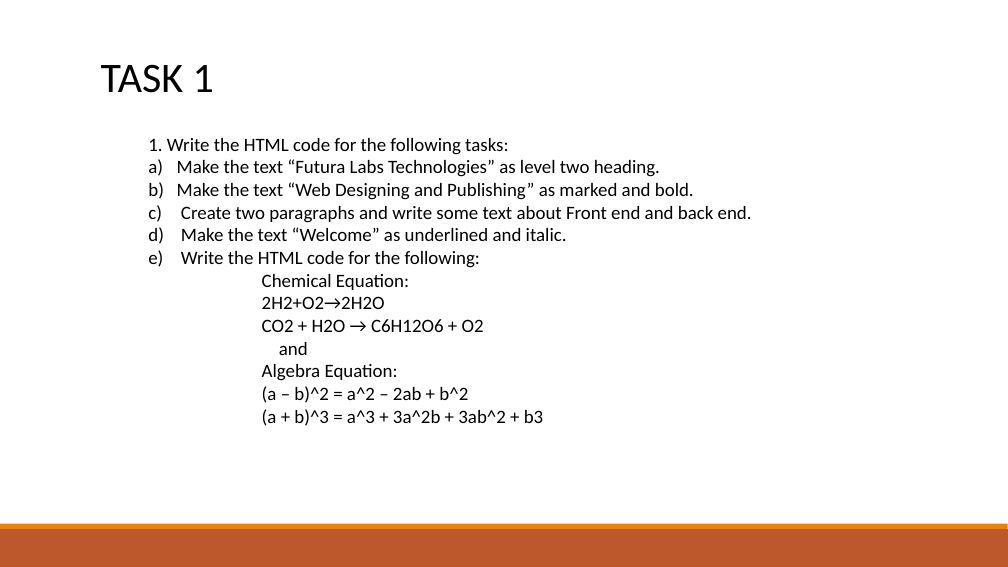
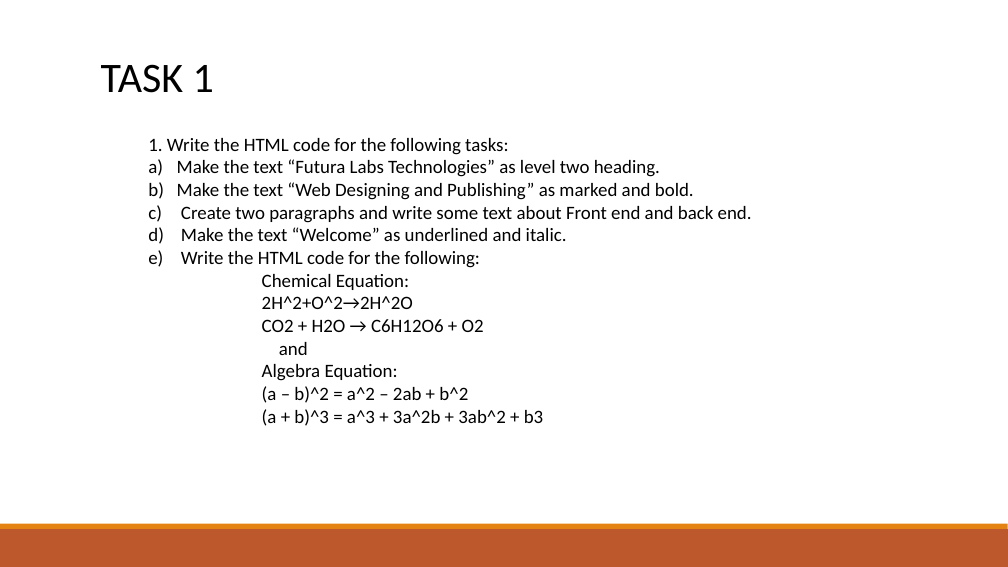
Before and after one commit to sudhishmapython/futura_html, a slide deck: slide 13 of HTML-DEMO.pptx. Drawn at 1008x567 pixels with LibreOffice and Linux fonts; fonts in the diff are those of the drawing. Boxes give left, top, right and bottom in pixels: in the first picture for what was removed or moved away, otherwise in the second. Text is boxed around its words. In the diff, an @@ line names an element or a change of style, - is before the commit and + after.

```diff
--- a/HTML-DEMO.pptx
+++ b/HTML-DEMO.pptx
@@ text at (x1=262, y1=296, x2=413, y2=309): text changed @@
-      2H2+O2→2H2O
+      2H^2+O^2→2H^2O
```
Also in this commit, not shown: 3 other slides changed, 1 slide added, 30 other files.
